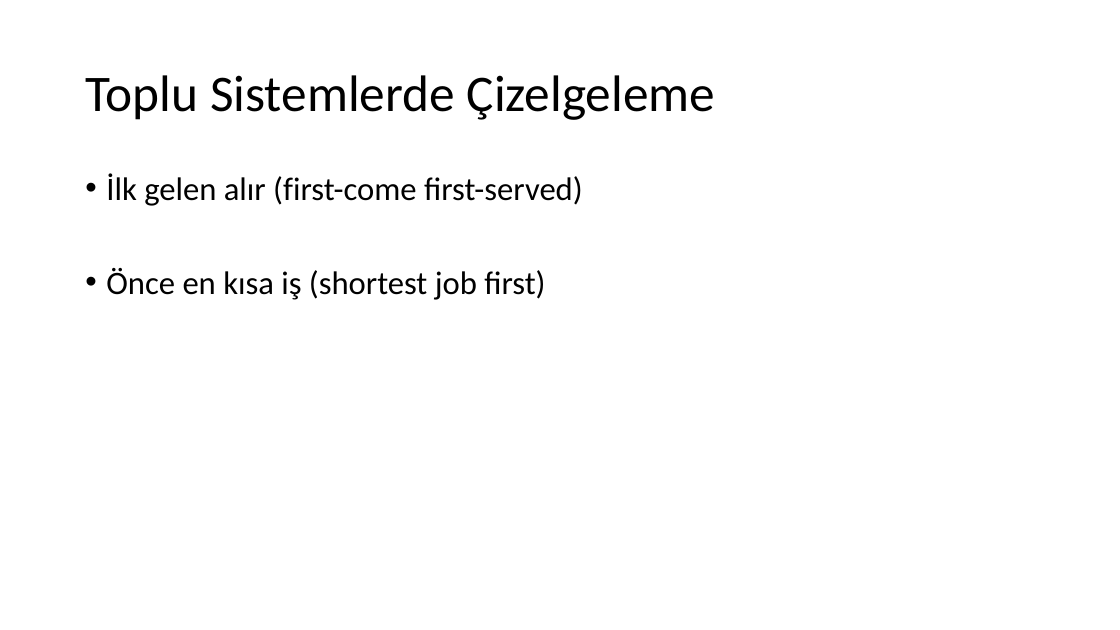
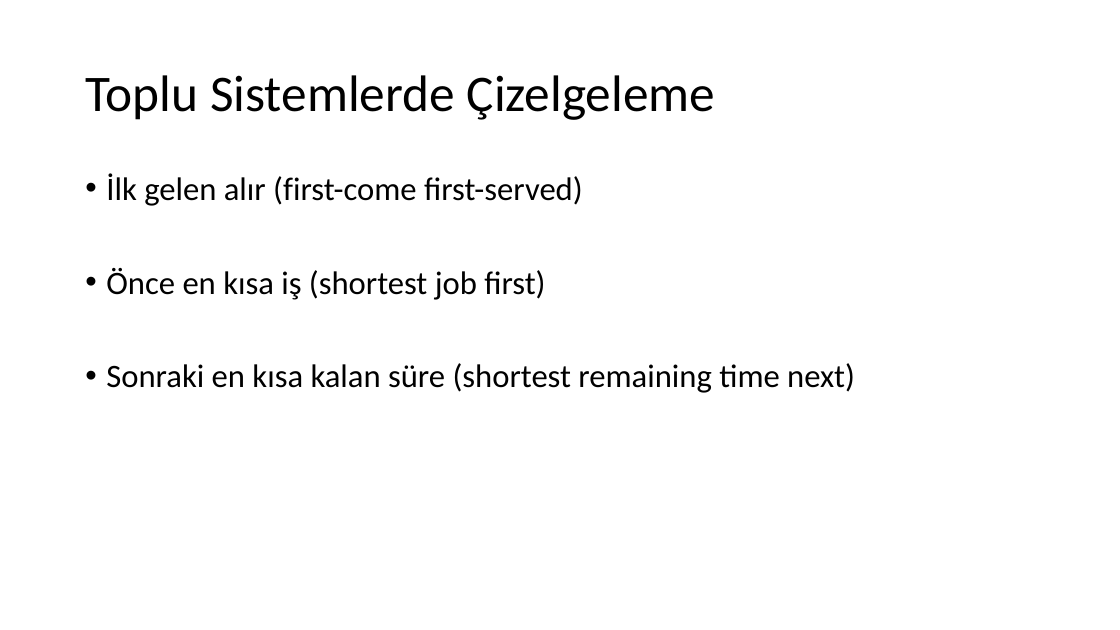
Before and after one commit to sercankulcu/sercankulcu.github.io, a slide deck: slide 86 of files/os/2_Bolum_2_Surecler.pptx (slide 65 before the commit). Drawn at 1120x630 pixels with LibreOffice and Linux fonts; fonts in the diff are those of the drawing. Boxes give left, top, right and bottom in pixels: in the first picture for what was removed or moved away, otherwise in the second. Text is boxed around its words. In the diff, an @@ line names an element or a change of style, - is before the commit and + after.

```diff
--- a/files/os/2_Bolum_2_Surecler.pptx
+++ b/files/os/2_Bolum_2_Surecler.pptx
@@ text at bbox=[106, 363, 855, 393]: paragraph added @@
+• Sonraki en kısa kalan süre (shortest remaining time next)
```
Also in this commit, not shown: 5 other slides changed, 25 slides added, 14 slides removed, 1 other file.
